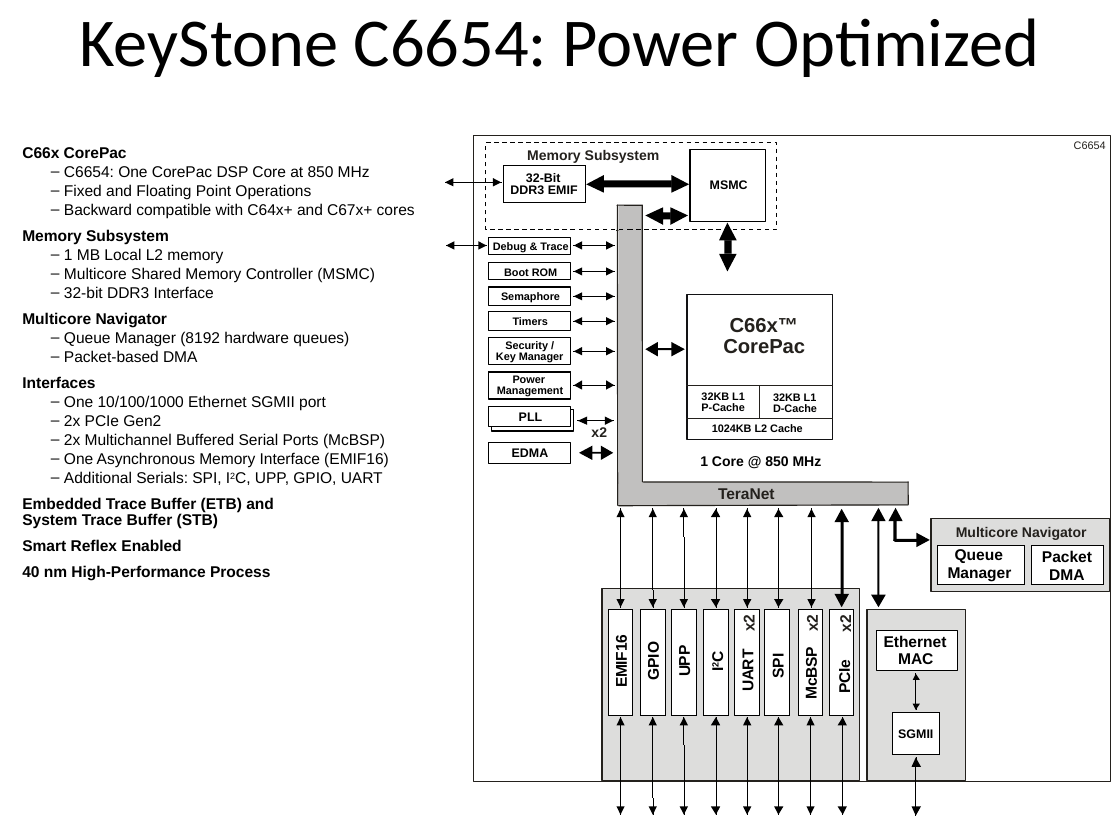
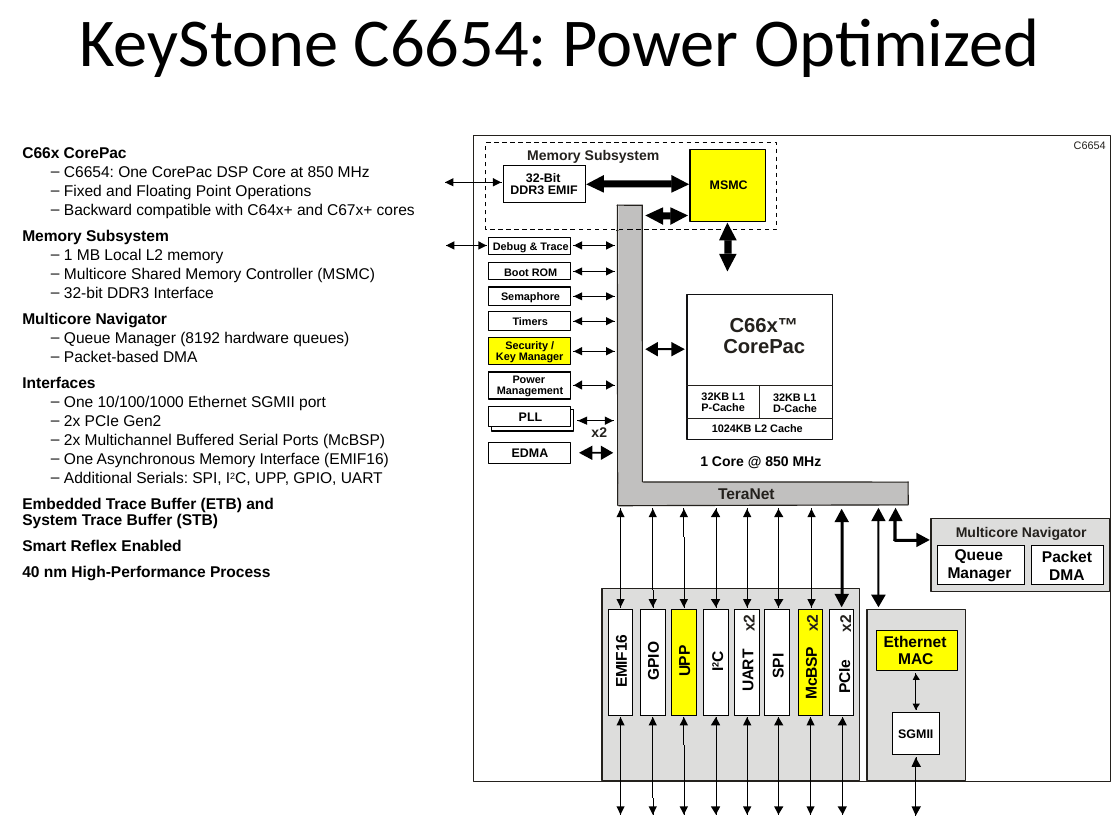
Before and after one commit to hari1989/keystone-workshop, a slide deck: slide 17 of slides/KeyStone Overview.pptx. Drawn at 1120x840 pixels with LibreOffice and Linux fonts; fonts in the diff are those of the drawing; background and template pictures are left out. Boxes give left, top, right and bottom in pixels: in the first picture for what was removed or moved away, otherwise in the second. Text is boxed around its words. In the diff, an @@ line names an element or a change of style, - is before the commit and + after.

```diff
--- a/slides/KeyStone Overview.pptx
+++ b/slides/KeyStone Overview.pptx
@@ rectangle at [690,149,766,222]: fill none to #FFFF00 @@
@@ fill #FFFFFF to #FFFF00 in 3 elements at [876,631,956,671], [672,609,697,715], [488,338,570,365] @@
@@ rectangle at [799,609,823,715]: fill none to #FFFF00 @@
@@ rectangle removed at [799,609,823,715] @@
```
Also in this commit, not shown: 8 other slides changed.
